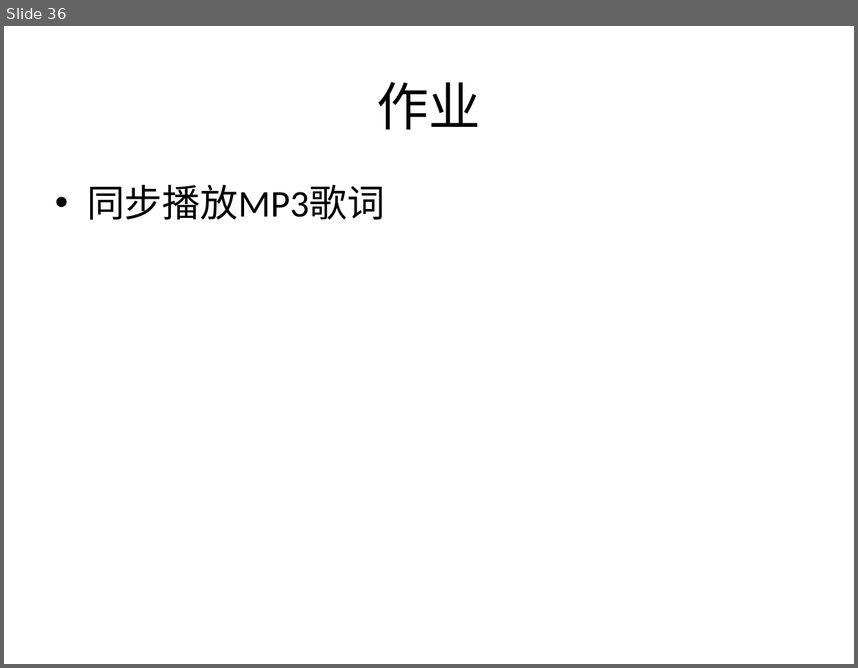
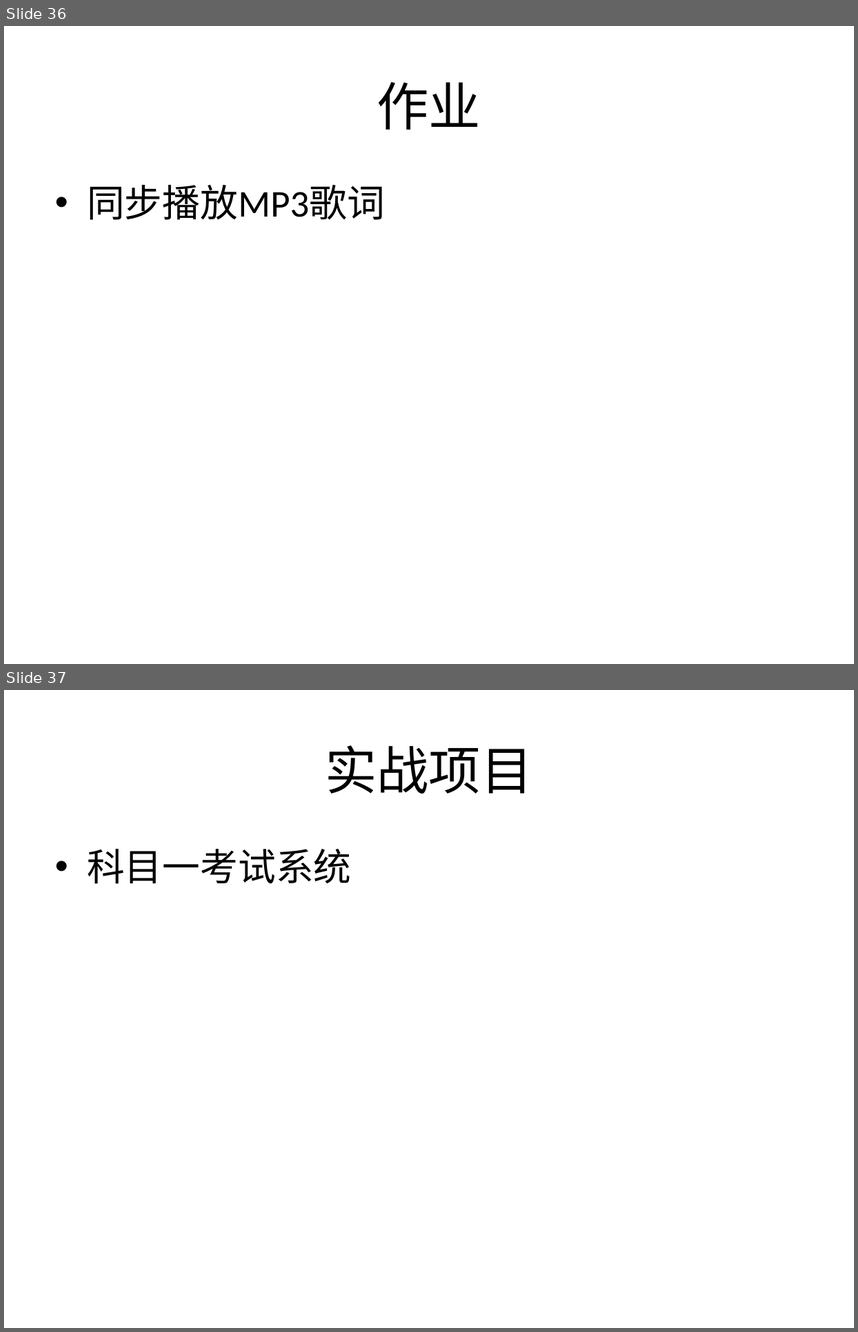
Before and after one commit to plter/HTML5Course20160612, a slide deck: Web前端教学记录.pptx. Shown one above the other, each under a label of ours: slide 36 before the commit, slides 36 and 37 after it. The pictures are 858x668 and 858x1332 pixels, drawn with LibreOffice and Linux fonts; fonts in the diff are those of the drawing. Boxes give left, top, right and bottom in pixels: in the first picture for what was removed or moved away, otherwise in the second. Text is boxed around its words. In the diff, an @@ line names an element or a change of style, - is before the commit and + after.

```diff
--- a/Web前端教学记录.pptx
+++ b/Web前端教学记录.pptx
@@ slide 37 added at [4,690,854,1328], background #FFFFFF @@
@@ title added at [325,745,533,793], 44 pt, text #000000 @@
+实战项目
@@ text added at [87,849,351,884], 32 pt, text #000000 @@
+• 科目一考试系统
```
Also in this commit, not shown: 3 other files.
